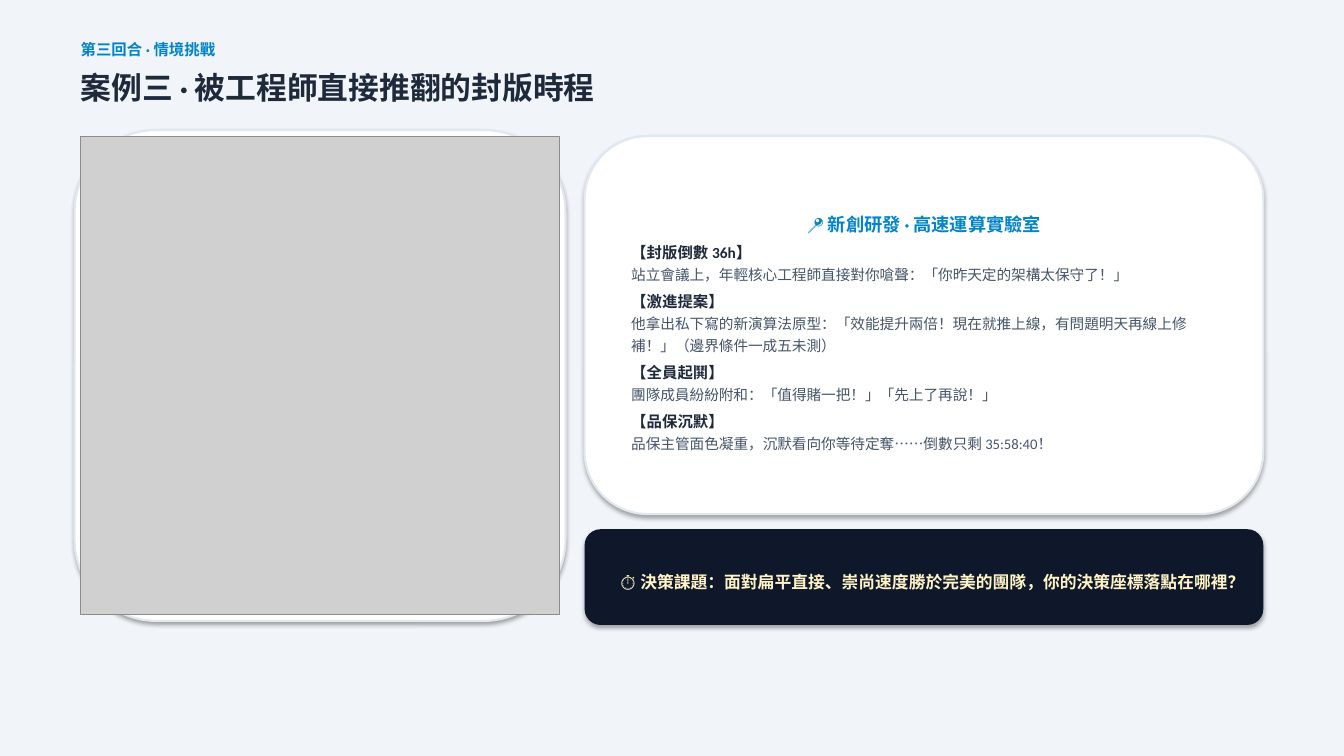
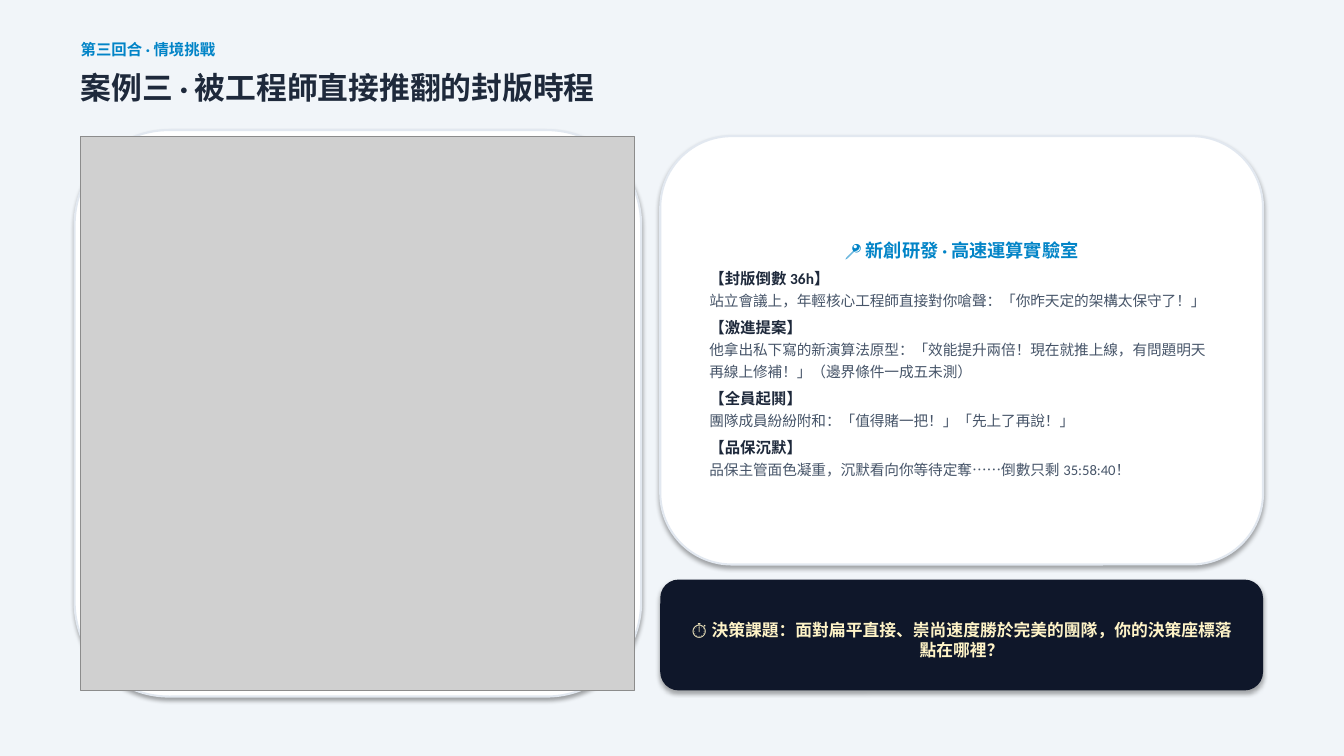
Before and after one commit to routerdd1818-tech/OB, a slide deck: slide 9 of 誰是文化王_備案簡報_Who_Is_Culture_King.pptx. Drawn at 1344x756 pixels with LibreOffice and Linux fonts; fonts in the diff are those of the drawing; grey boxes stand for pictures. Boxes give left, top, right and bottom in pixels: in the first picture for what was removed or moved away, otherwise in the second. Text is boxed around its words. In the diff, an @@ line names an element or a change of style, - is before the commit and + after.

```diff
--- a/誰是文化王_備案簡報_Who_Is_Culture_King.pptx
+++ b/誰是文化王_備案簡報_Who_Is_Culture_King.pptx
@@ rounded rectangle resized from (x1=75, y1=130, x2=566, y2=621) to (x1=75, y1=130, x2=641, y2=697) @@
@@ picture resized from (x1=81, y1=136, x2=560, y2=615) to (x1=81, y1=136, x2=635, y2=691) @@
@@ rounded rectangle "📍 新創研發 · 高速運算實驗室" resized from (x1=585, y1=136, x2=1263, y2=514) to (x1=660, y1=136, x2=1263, y2=565) @@
@@ rounded rectangle "⏱️ 決策課題：面對扁平直接、崇尚速度勝於完美的團隊，你的決策座標落點在哪裡？" resized from (x1=585, y1=529, x2=1263, y2=625) to (x1=660, y1=580, x2=1263, y2=691) @@
```
Also in this commit, not shown: 3 other slides changed, 4 other files.
